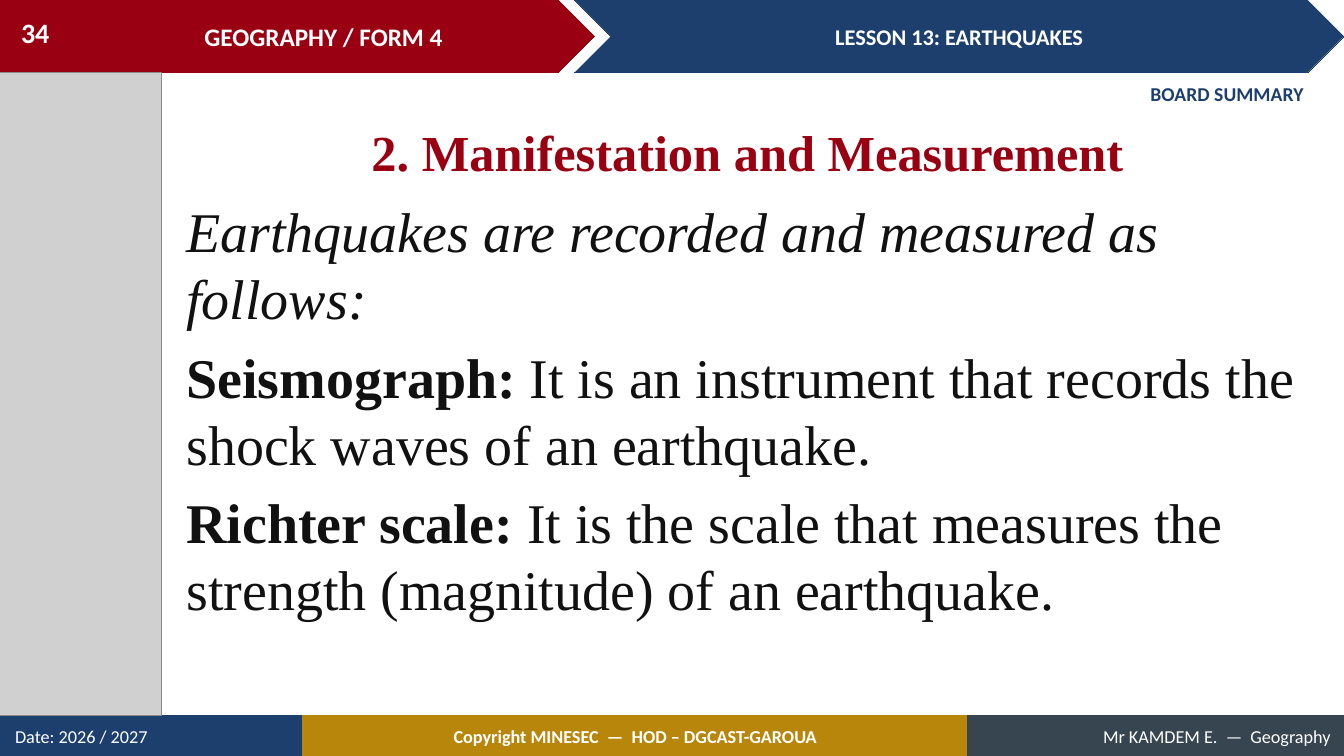
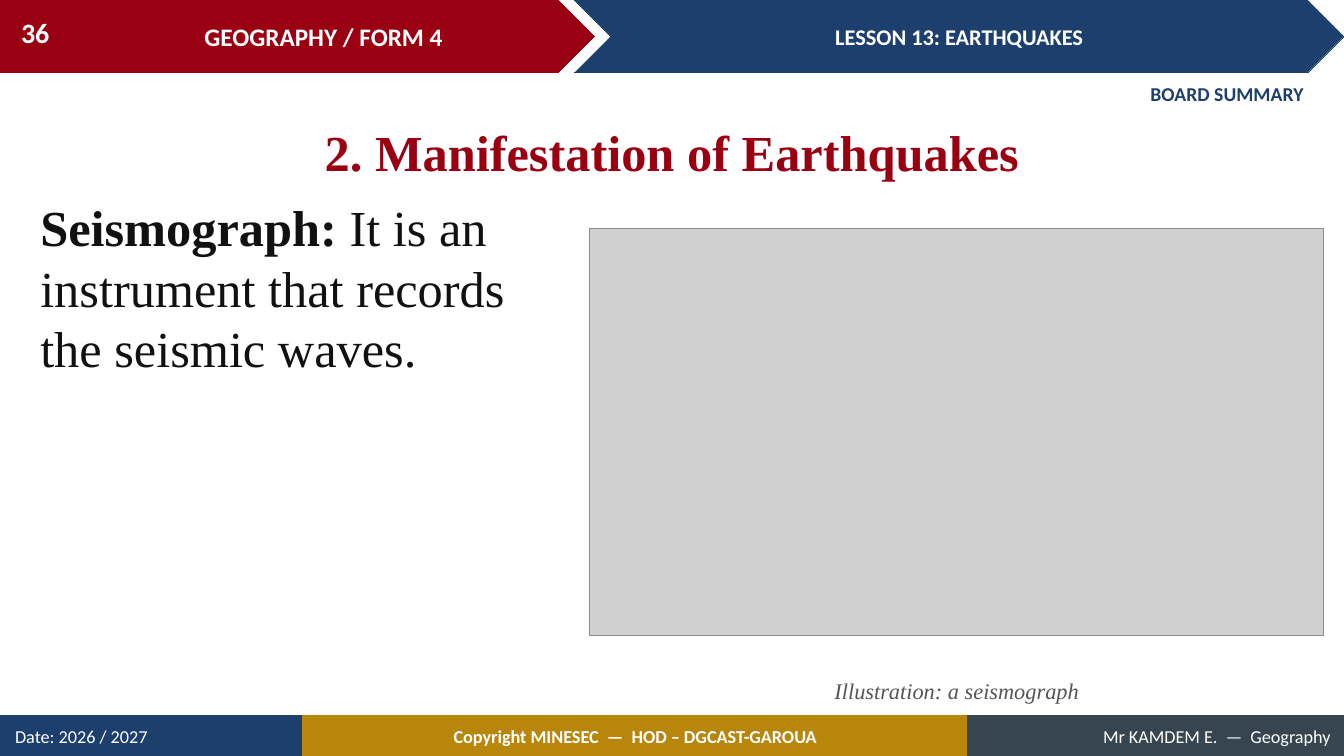
Before and after one commit to Berthautk/linea-github, a slide deck: slide 36 of lecons/F3/16_FORM4_LESSON13_Earthquakes.pptx (slide 34 before the commit). Drawn at 1344x756 pixels with LibreOffice and Linux fonts; fonts in the diff are those of the drawing; grey boxes stand for pictures. Boxes give left, top, right and bottom in pixels: in the first picture for what was removed or moved away, otherwise in the second. Text is boxed around its words. In the diff, an @@ line names an element or a change of style, - is before the commit and + after.

```diff
--- a/lecons/F3/16_FORM4_LESSON13_Earthquakes.pptx
+++ b/lecons/F3/16_FORM4_LESSON13_Earthquakes.pptx
@@ page number at [21,24,49,44]: text changed @@
-34
+36
@@ picture removed at [0,73,161,716] @@
@@ text at [325,135,1019,181]: text changed @@
-2. Manifestation and Measurement
+2. Manifestation of Earthquakes
@@ text added at [40,211,504,368], 36 pt, text #111111 @@
+Seismograph: It is an instrument that records the seismic waves.
@@ text removed at [186,213,1293,621] @@
-Earthquakes are recorded and measured as follows:
-Seismograph: It is an instrument that records the shock waves of an earthquake.
-Richter scale: It is the scale that measures the strength (magnitude) of an earthquake.
@@ picture added at [590,228,1324,635] @@
@@ text added at [834,683,1079,704], 16 pt, text #555555, italic @@
+Illustration: a seismograph
```
Also in this commit, not shown: 15 other slides changed, 10 slides added, 2 slides removed, 8 other files.
